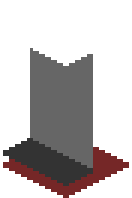
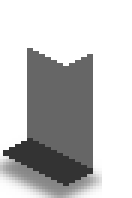
Before/after of a w=132, h=198 layered artwork. What changed in the layer stack:
painted on "Side" over [27, 48, 30, 138]
added layer "Shadow copy" (60%) above "Bottom" over [0, 129, 102, 198]
hid "Bottom" over [3, 132, 129, 198]
